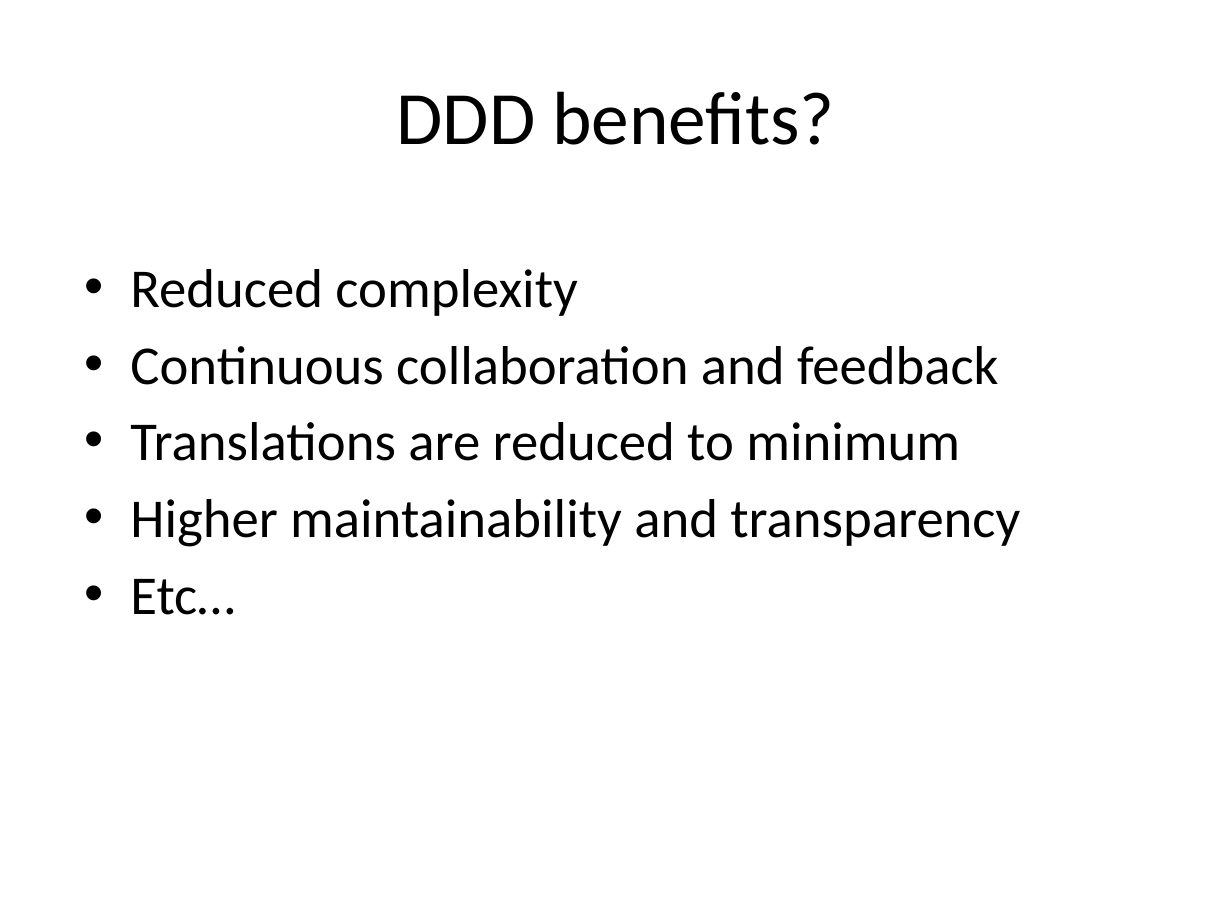
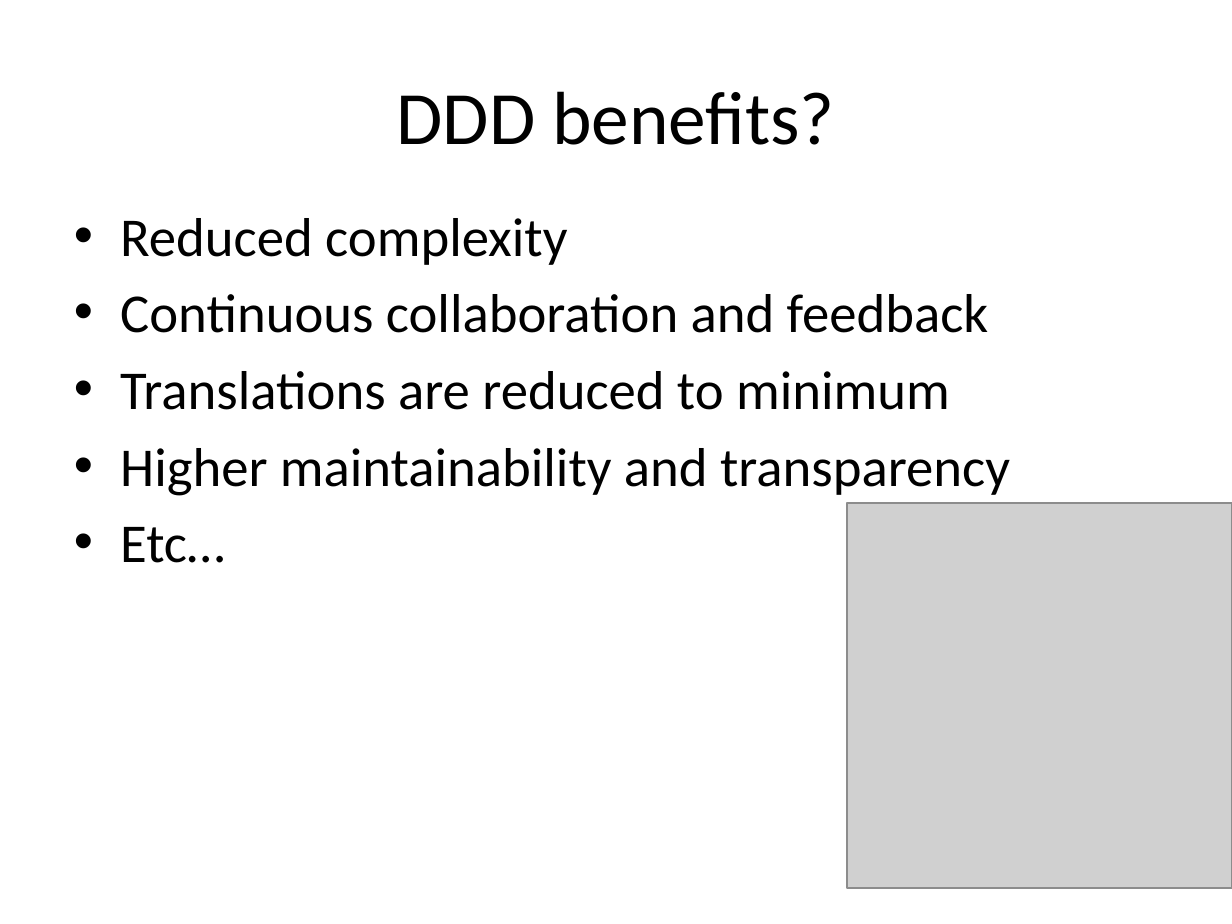
Before and after one commit to arturtv/dddpresentation, a slide deck: slide 38 of Domain-DrivenDesign.A.Trosin.pptx. Drawn at 1232x924 pixels with LibreOffice and Linux fonts; fonts in the diff are those of the drawing; grey boxes stand for pictures. Boxes give left, top, right and bottom in pixels: in the first picture for what was removed or moved away, otherwise in the second. Text is boxed around its words. In the diff, an @@ line names an element or a change of style, - is before the commit and + after.

```diff
--- a/Domain-DrivenDesign.A.Trosin.pptx
+++ b/Domain-DrivenDesign.A.Trosin.pptx
@@ text "Reduced complexity" moved from (x1=130, y1=269, x2=1020, y2=615) to (x1=120, y1=218, x2=1010, y2=563) @@
@@ picture added at (x1=848, y1=503, x2=1232, y2=887) @@
```
Also in this commit, not shown: 5 other slides changed.
